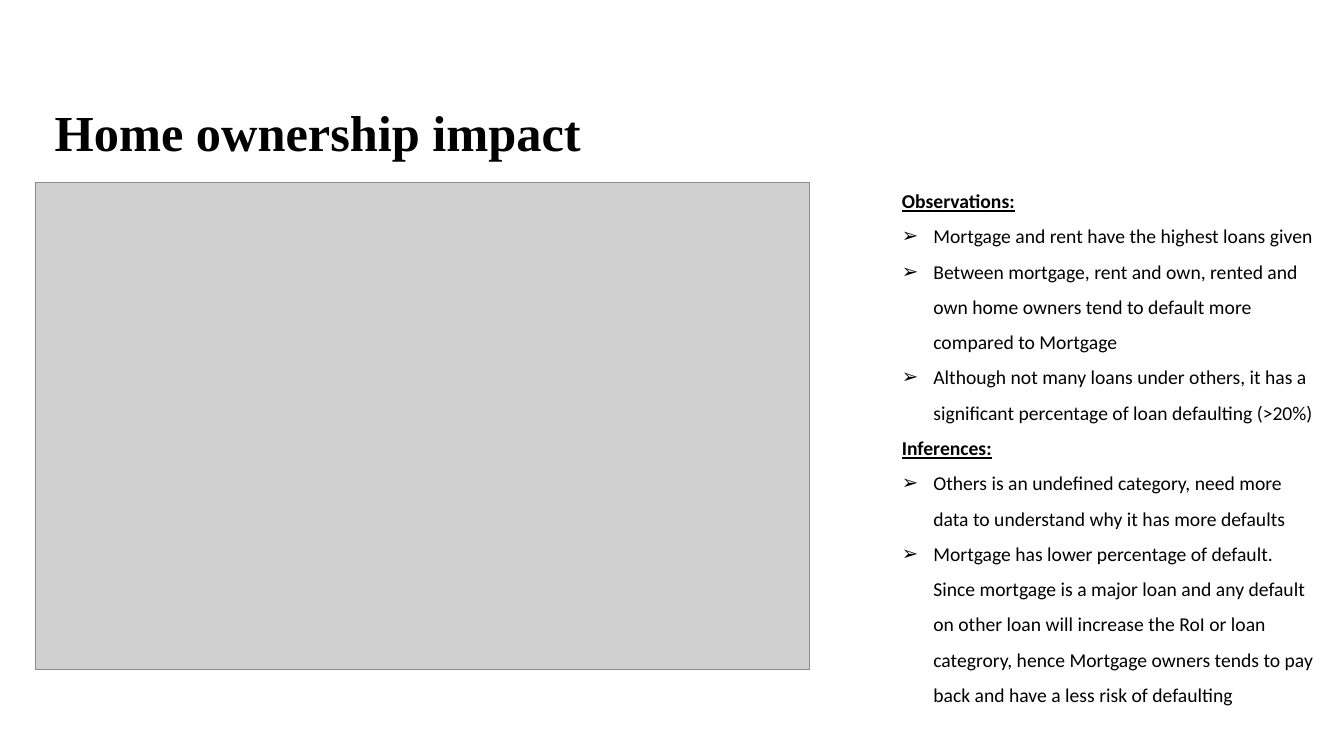
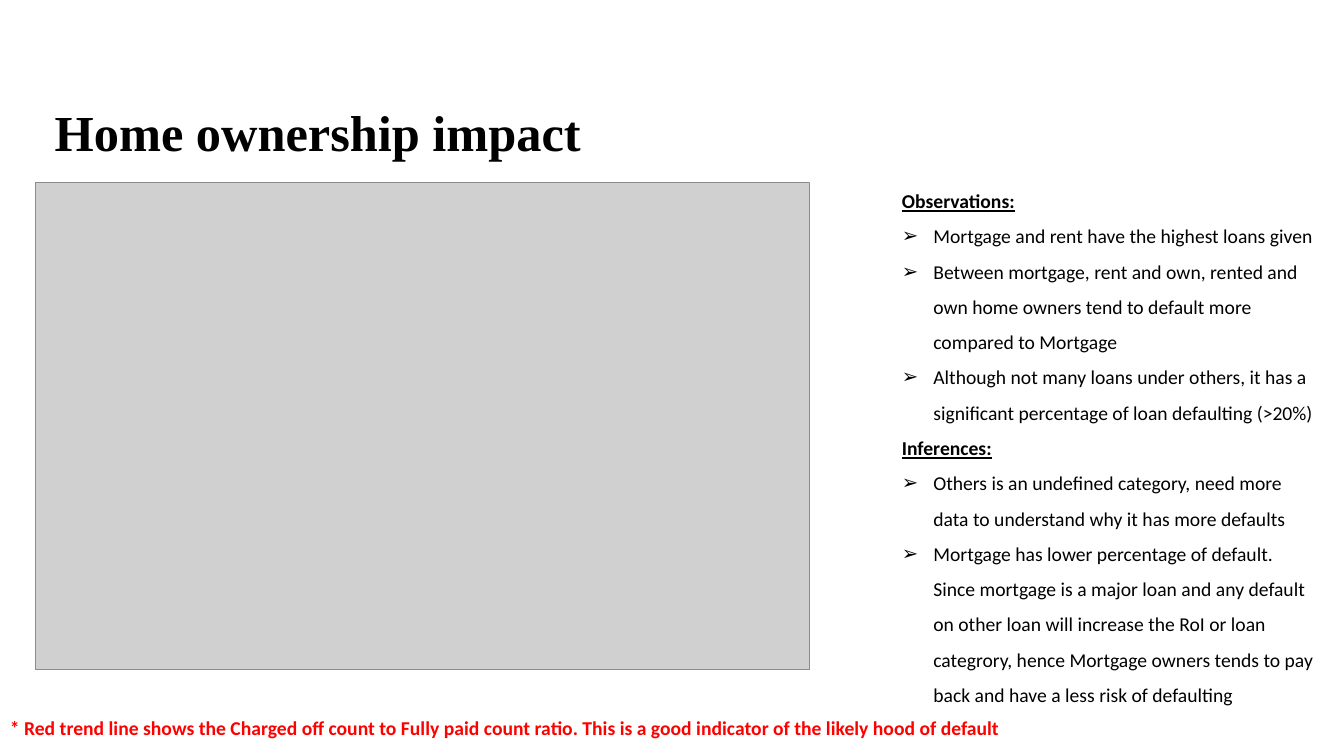
Before and after one commit to Nanditha-G-N/Machine-Learning-Case-Studies, a slide deck: slide 13 of case-study-2/Loan Default case study findings.pptx (slide 10 before the commit). Drawn at 1344x756 pixels with LibreOffice and Linux fonts; fonts in the diff are those of the drawing; grey boxes stand for pictures; background and template pictures are left out. Boxes give left, top, right and bottom in pixels: in the first picture for what was removed or moved away, otherwise in the second. Text is boxed around its words. In the diff, an @@ line names an element or a change of style, - is before the commit and + after.

```diff
--- a/case-study-2/Loan Default case study findings.pptx
+++ b/case-study-2/Loan Default case study findings.pptx
@@ text added at (24, 721, 999, 739), 14 pt, text #FF0000, bold @@
+* Red trend line shows the Charged off count to Fully paid count ratio. This is a good indicator of the likely hood of default
```
Also in this commit, not shown: 4 other slides changed, 4 slides added, 2 slides removed.
